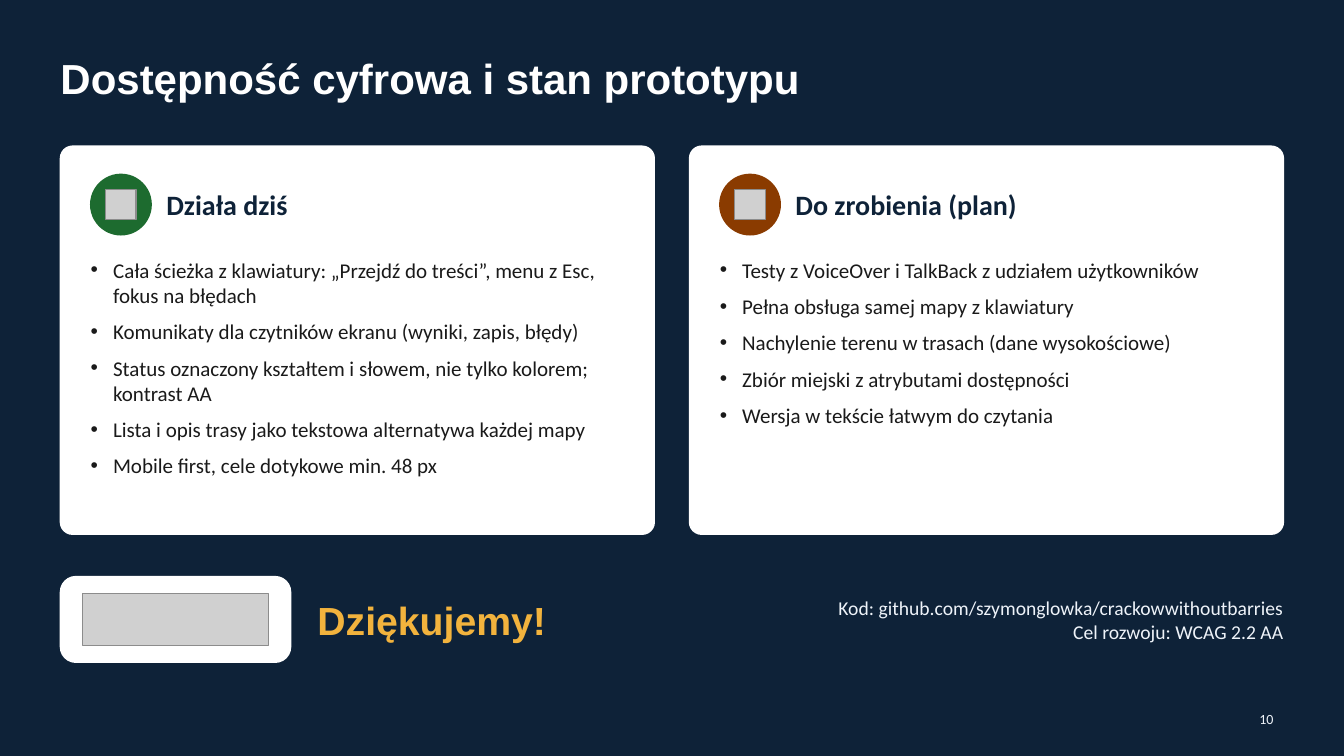
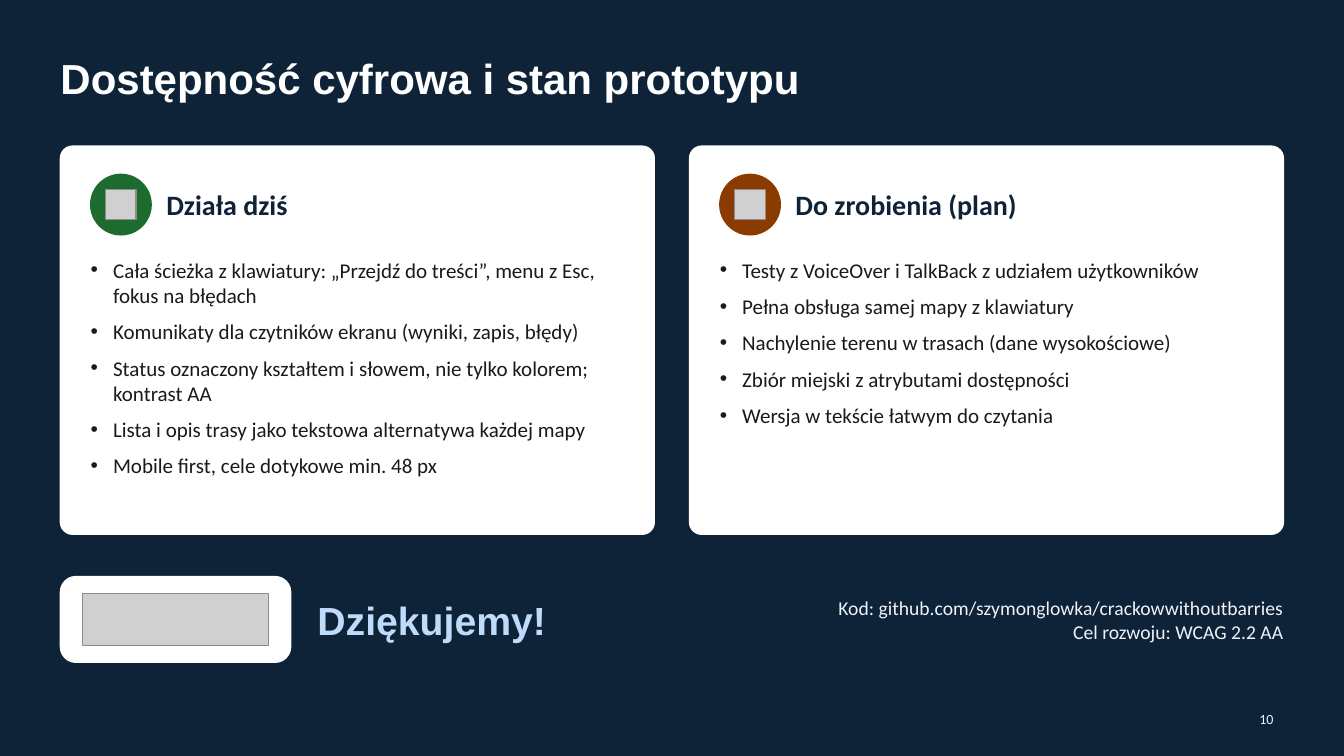
Before and after one commit to szymonglowka/crackowwithoutbarries, a slide deck: slide 10 of docs/pitch/BezProgu-prezentacja.pptx. Drawn at 1344x756 pixels with LibreOffice and Linux fonts; fonts in the diff are those of the drawing; grey boxes stand for pictures. Boxes give left, top, right and bottom in pixels: in the first picture for what was removed or moved away, otherwise in the second. Text is boxed around its words. In the diff, an @@ line names an element or a change of style, - is before the commit and + after.

```diff
--- a/docs/pitch/BezProgu-prezentacja.pptx
+++ b/docs/pitch/BezProgu-prezentacja.pptx
@@ text "Dziękujemy!" at (317, 606, 545, 643): text colour #F2B33D to #BFDBFA @@
```
Also in this commit, not shown: 6 other slides changed, 1 other file.
